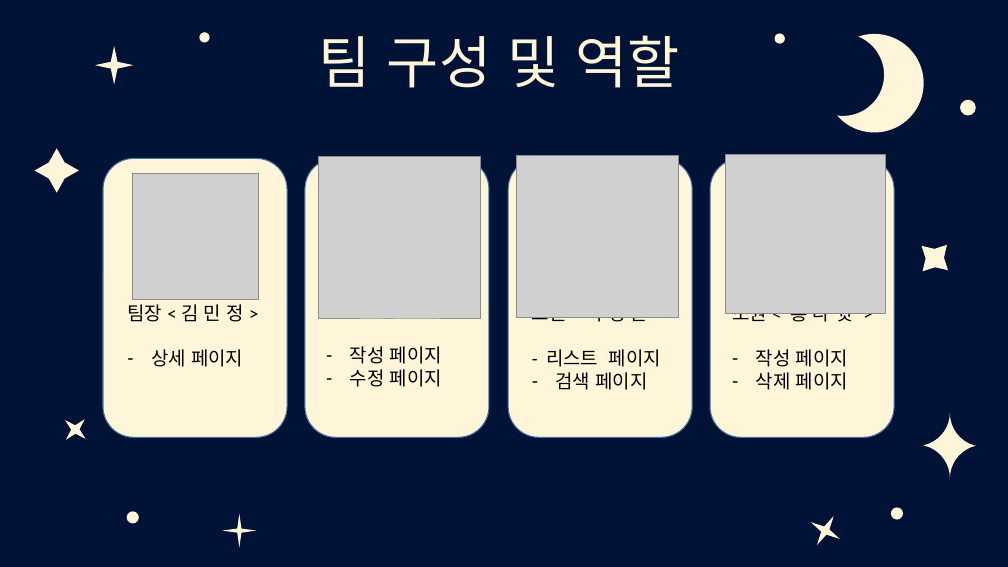
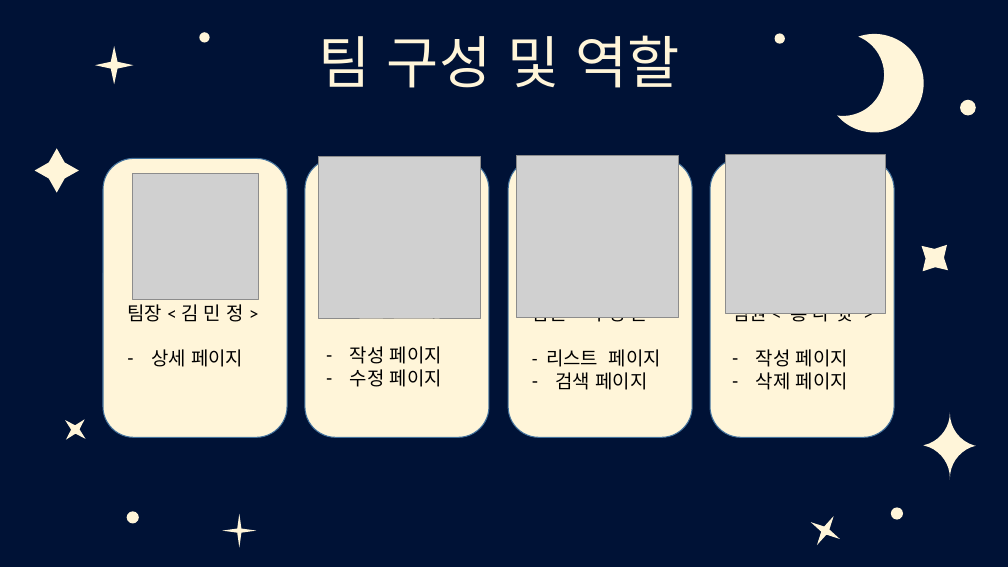
Before and after one commit to 0817php-404NFT/todolist, a slide deck: slide 3 of doc/꿀잠_todolist_ppt.pptx. Drawn at 1008x567 pixels with LibreOffice and Linux fonts; fonts in the diff are those of the drawing; grey boxes stand for pictures; background and template pictures are left out. Boxes give left, top, right and bottom in pixels: in the first picture for what was removed or moved away, otherwise in the second. Text is boxed around its words. In the diff, an @@ line names an element or a change of style, - is before the commit and + after.

```diff
--- a/doc/꿀잠_todolist_ppt.pptx
+++ b/doc/꿀잠_todolist_ppt.pptx
@@ text at (532,317,648,326): text changed @@
-조원 < 최 정 훈 >
+팀원 < 최 정 훈 >
@@ text at (732,313,852,326): text changed @@
-조원 < 홍 다 윗 >
+팀원 < 홍 다 윗 >
```
Also in this commit, not shown: 2 other files.
